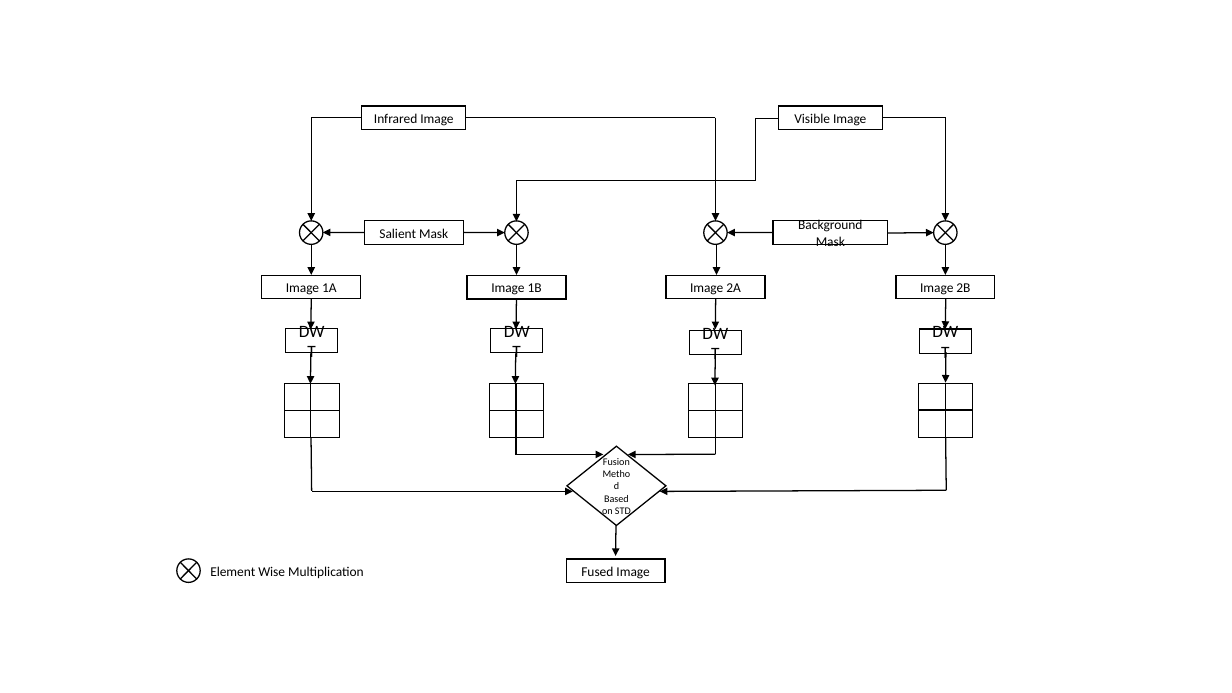
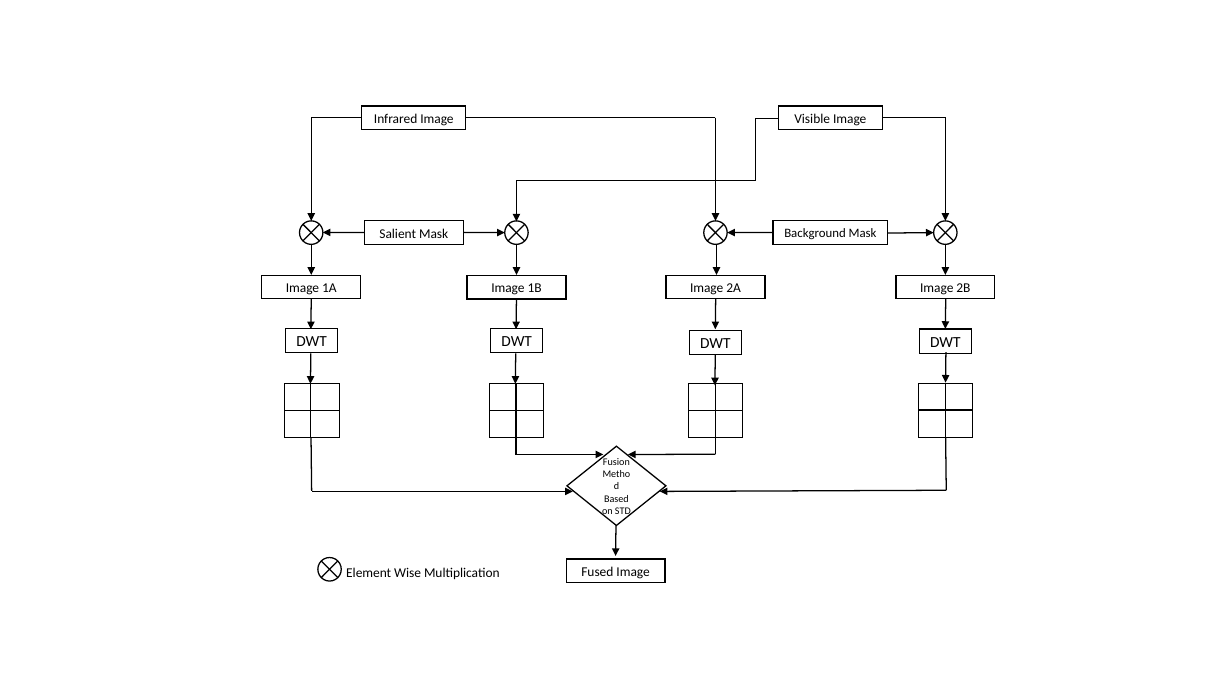
Before and after one commit to shubhamsah0101/image-processing, a slide deck: slide 1 of Final_Paper/flowchart.pptx. Drawn at 1232x693 pixels with LibreOffice and Linux fonts; fonts in the diff are those of the drawing. Boxes give left, top, right and bottom in pixels: in the first picture for what was removed or moved away, otherwise in the second. Text is boxed around its words. In the diff, an @@ line names an element or a change of style, - is before the commit and + after.

```diff
--- a/Final_Paper/flowchart.pptx
+++ b/Final_Paper/flowchart.pptx
@@ rectangle "Background Mask" at box(774, 221, 888, 244): size 10.5 to 10 pt @@
@@ size 13.5 to 12 pt in 4 elements at box(286, 328, 337, 352), box(491, 328, 543, 352), box(689, 331, 741, 355), box(920, 329, 971, 353) @@
@@ flow chart summing junction: place and size @@
-flow chart summing junction at box(177, 559, 200, 582)
+flow chart summing junction at box(318, 557, 341, 580)
@@ text "Element Wise Multiplication": place and size @@
-text "Element Wise Multiplication" at box(210, 566, 364, 579)
+text "Element Wise Multiplication" at box(346, 567, 500, 580)
```
Also in this commit, not shown: 3 other files.
